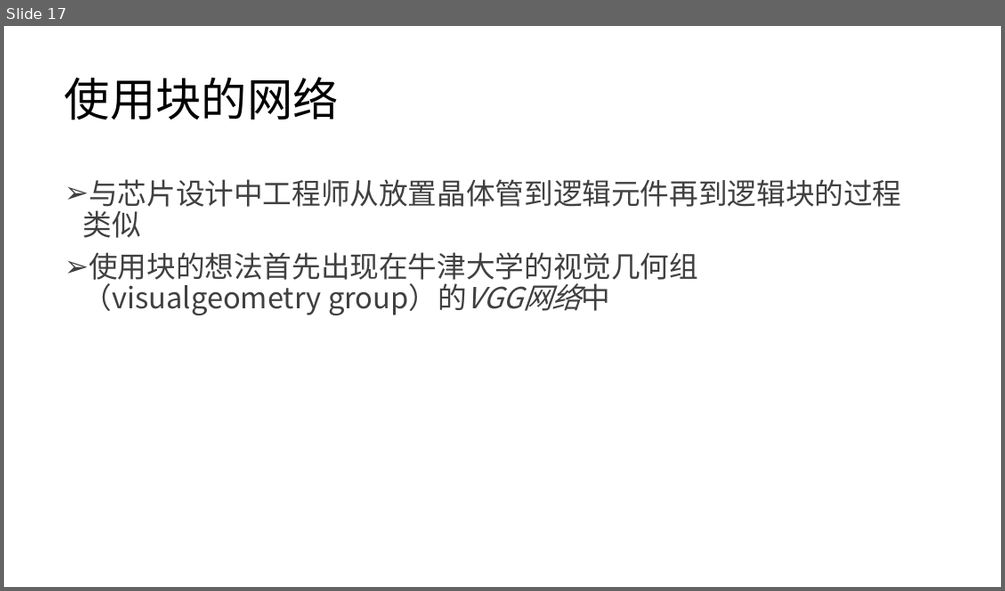
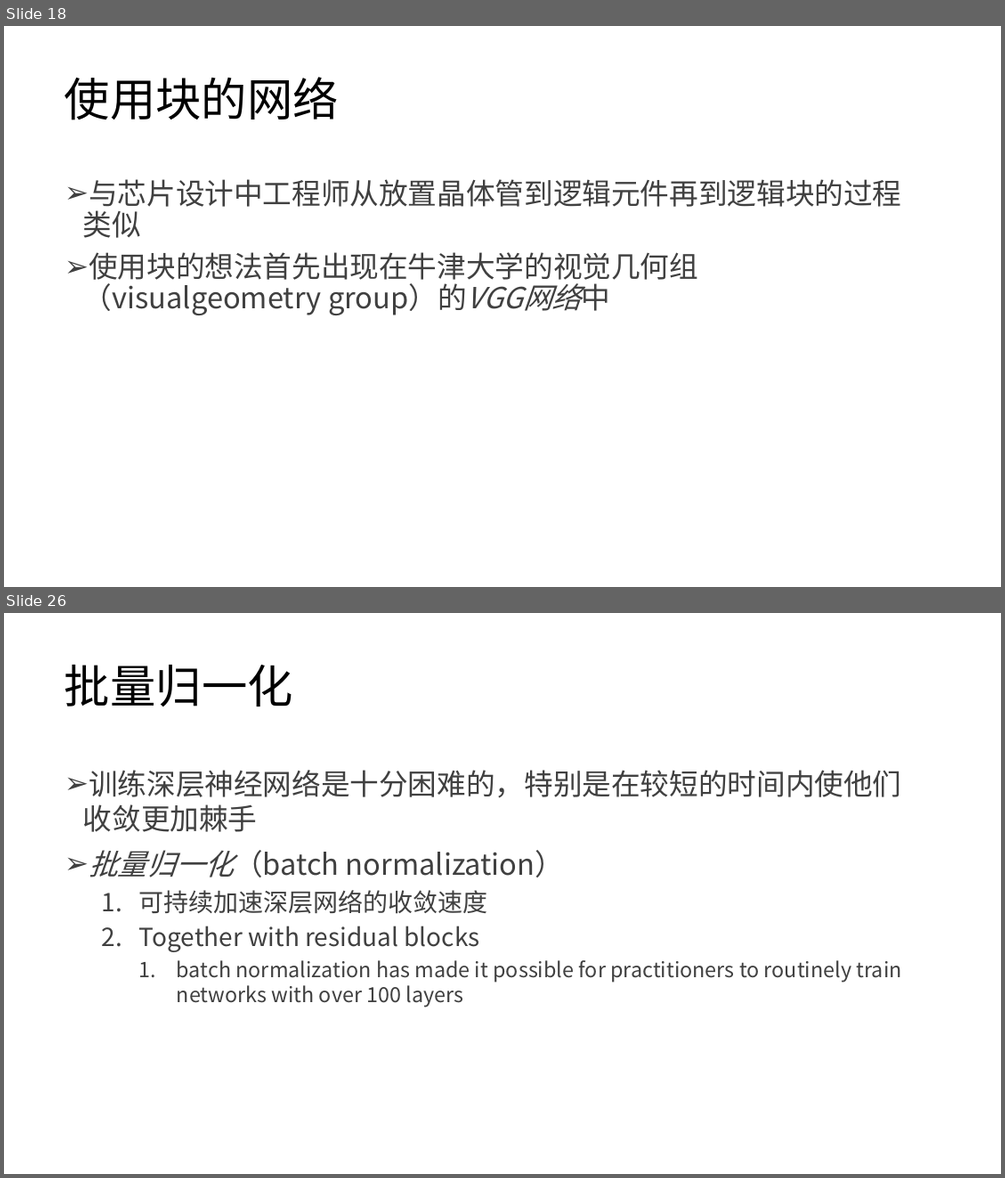
Before and after one commit to lezhang-thu/security_content, a slide deck: 卷积神经网络-b.pptx. Shown one above the other, each under a label of ours: slide 17 before the commit, slides 18 and 26 after it; the slides between them are not shown. The pictures are 1005x591 and 1005x1178 pixels, drawn with LibreOffice and Linux fonts; fonts in the diff are those of the drawing. Boxes give left, top, right and bottom in pixels: in the first picture for what was removed or moved away, otherwise in the second. Text is boxed around its words. In the diff, an @@ line names an element or a change of style, - is before the commit and + after.

```diff
--- a/卷积神经网络-b.pptx
+++ b/卷积神经网络-b.pptx
@@ slide 26 added at box(4, 613, 1001, 1174), background #FFFFFF @@
@@ title added at box(65, 665, 293, 706), 44 pt, text #000000 @@
+批量归一化
@@ text added at box(83, 770, 902, 1007), 20 pt, text #404040 @@
+➢ 训练深层神经网络是十分困难的，特别是在较短的时间内使他们收敛更加棘手
+➢ 批量归一化（batch normalization）
+  1. 可持续加速深层网络的收敛速度
+  2. Together with residual blocks
+    1. batch normalization has made it possible for practitioners to routinely train networks with over 100 layers
@@ what was slide 17 is now slide 18 @@
```
Also in this commit, not shown: 10 slides changed, 24 other slides added, 16 other files.
